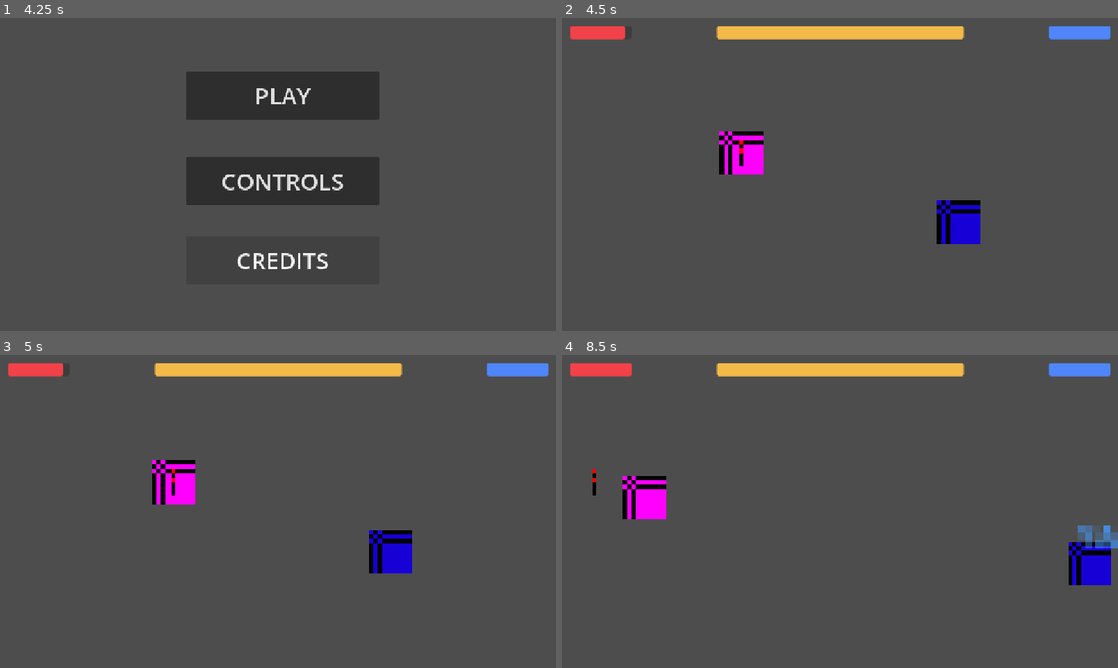
Above: before the commit, frames 1-4 (two rows, left to right).
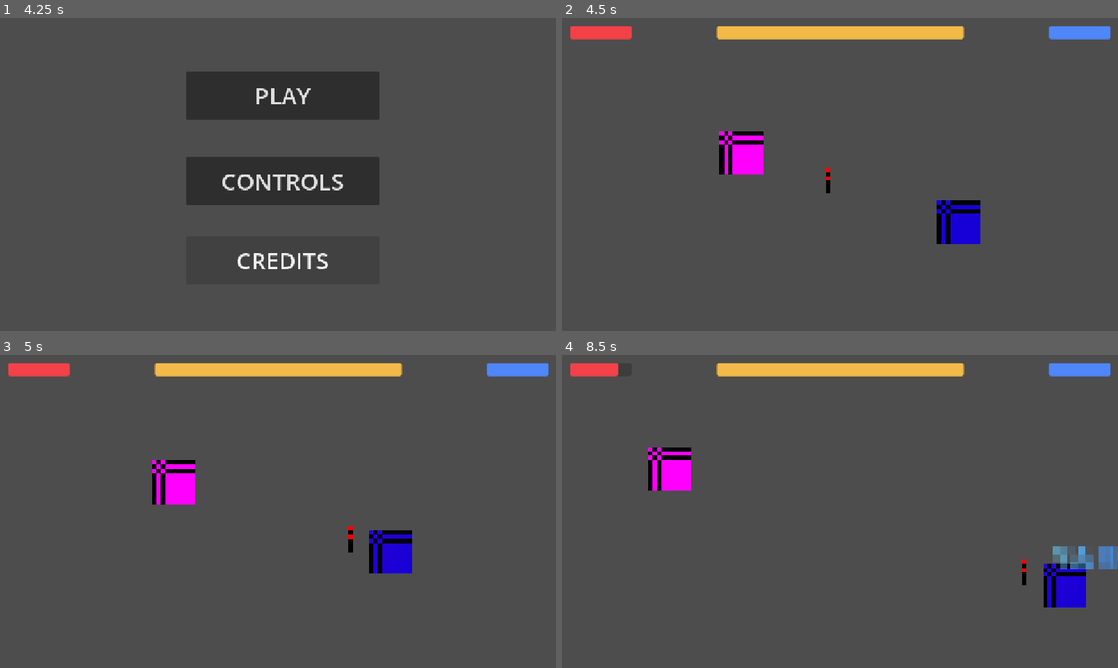
Above: after the commit, the same moments.

Repository: anqilique/GDGJam2-2025
Game: Godot game, scene res://Scenes/start_menu.tscn
The game is run twice, just before and just after one commit, with the same random seed, the same clock (stepped at 60 frames per second) and the same inputs.
Inputs (mouse positions are in pixels of both pictures, inside the frame that each line leads up to):
- Up to frame 1 (4.25 s): click "PLAY" at 0.5 s; move the mouse to (400, 158) at 1.27 s; hold D (fire_cat_move_right) 1.28-2.03 s; click (400, 158) at 1.35 s; move the mouse to (166, 190) at 2.02 s; hold S (fire_cat_move_down) 2.03-2.78 s; tap Space (yarn_cat_pass_torch) at 2.1 s; move the mouse to (333, 105) at 2.77 s; hold D (fire_cat_move_right) 2.78-3.5 s; click (333, 105) at 2.85 s; click "REPLAY" at 3.5 s
- Up to frame 2 (4.5 s): click "PLAY" at 4.25 s
- Up to frame 3 (5 s): no input
- Up to frame 4 (8.5 s): move the mouse to (812, 574) at 5.02 s; hold W (fire_cat_move_up) 5.03-5.78 s; tap Space (yarn_cat_pass_torch) at 5.1, 6.6, 8.1 s; move the mouse to (1006, 558) at 5.77 s; hold A (fire_cat_move_left) 5.78-7.28 s; click (1006, 558) at 5.85 s; move the mouse to (673, 464) at 6.52 s; move the mouse to (867, 511) at 7.27 s; hold S (fire_cat_move_down) 7.28-8.03 s; click (867, 511) at 7.35 s; move the mouse to (756, 433) at 8.02 s; hold D (fire_cat_move_right) from 8.03 s (still down)

Frame 1 is identical in both runs. In frame 2, 0.2% of the frame differs, in the area x 11-49%, y 2-56%; in frame 3, 0.2%; in frame 4, 4.5%, in the area x 5-100%, y 2-81%.

Commit message:
Update Torch

Diff:
--- a/Scripts/Components/Globals.gd
+++ b/Scripts/Components/Globals.gd
@@ -11,3 +11,13 @@
 var fire_cat_health = 9
 
 var torch_flames = 10
+
+func reset_variables():
+	Globals.torch_holder = "YarnCat"
+	Globals.is_yarn_cat_visible = true
+	Globals.is_fire_cat_visible = true
+
+	Globals.yarn_cat_health = 9
+	Globals.fire_cat_health = 9
+
+	Globals.torch_flames = 10
--- a/Scripts/Components/HealthComponent.gd
+++ b/Scripts/Components/HealthComponent.gd
@@ -12,9 +12,11 @@
 
 
 func heal(amount: int):
-	current_health += amount
-	if current_health > max_health:
+	if current_health >= max_health:
 		current_health = max_health
+	else:
+		current_health += amount + 1
+		Globals.torch_flames -= amount
 
 	Globals.fire_cat_health = current_health
 
--- a/Scripts/FireCat/FireCat.gd
+++ b/Scripts/FireCat/FireCat.gd
@@ -10,6 +10,7 @@
 	if timer >= tick_rate:
 		timer = 0
 		if Globals.torch_holder == "FireCat":
-			health_component.heal(1)
+			if Globals.torch_flames > 0:
+				health_component.heal(1)
 		else:
 			health_component.take_damage(1)
--- a/Scripts/main.gd
+++ b/Scripts/main.gd
@@ -5,6 +5,8 @@
 
 
 func _ready() -> void:
+	Globals.reset_variables()
+
 	fire_cat = get_tree().get_first_node_in_group("FireCat")
 
 
